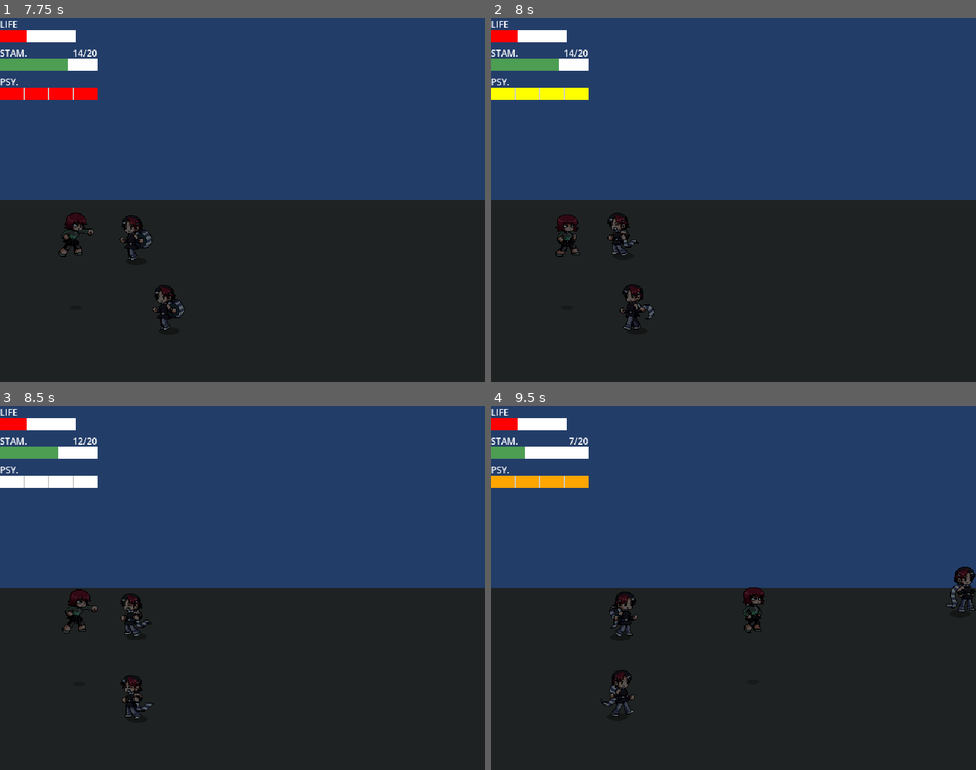
Above: before the commit, frames 1-4 (two rows, left to right).
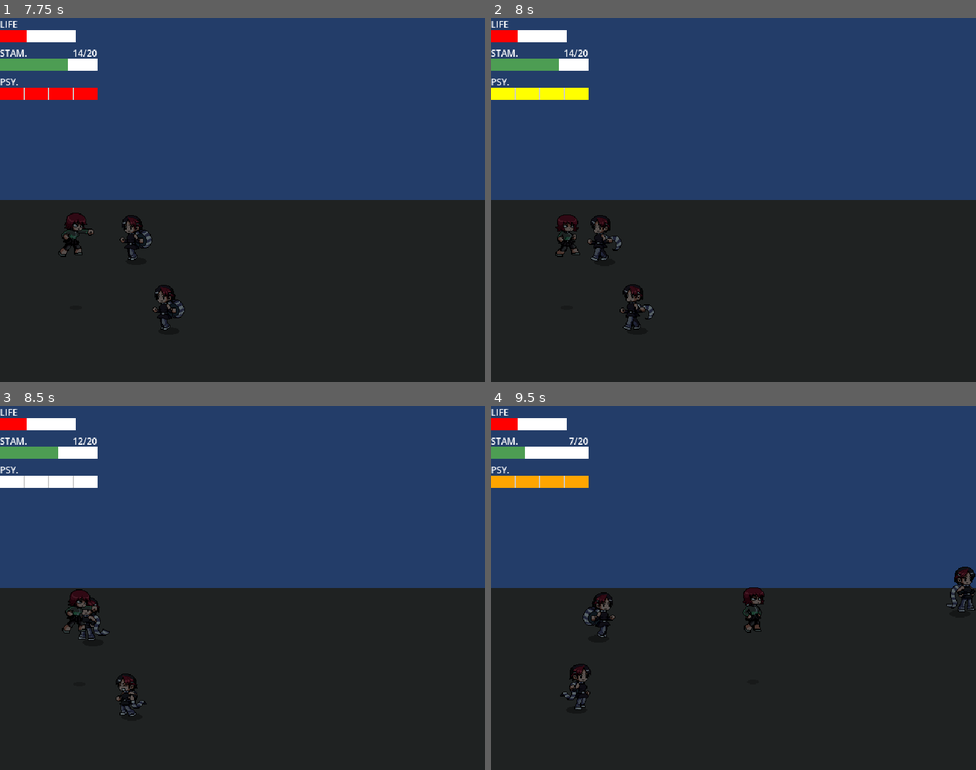
Above: after the commit, the same moments.

Repository: WarrenWarrens/CC
Game: Godot game, scene res://MainMenu/MainMenu.tscn
The game is run twice, just before and just after one commit, with the same random seed, the same clock (stepped at 60 frames per second) and the same inputs.
Inputs (mouse positions are in pixels of both pictures, inside the frame that each line leads up to):
- Up to frame 1 (7.75 s): click "Levels" at 0.5 s; click "Test Level Two" at 1.25 s; tap Enter (ui_accept) at 2, 2.27, 3.02, 4.52, 5.27, 6.02, 7.52 s; move the mouse to (349, 181) at 2.02 s; hold D (right) 2.03-2.78 s; click (349, 181) at 2.1 s; move the mouse to (145, 218) at 2.77 s; hold S (down) 2.78-3.53 s; tap Q (dodge) at 2.85, 5.85 s; click (145, 218) at 3.05 s; move the mouse to (291, 119) at 3.52 s; hold D (right) 3.53-4.28 s; hold E (guard) 3.53-4.28 s; click (291, 119) at 3.8 s; move the mouse to (218, 272) at 4.27 s; hold W (up) 4.28-5.03 s; click (218, 272) at 4.35 s; move the mouse to (388, 254) at 5.02 s; hold A (left) 5.03-6.53 s; click (388, 254) at 5.1 s; move the mouse to (97, 145) at 5.77 s; click (97, 145) at 6.05 s; move the mouse to (266, 200) at 6.52 s; hold S (down) 6.53-7.28 s; hold E (guard) 6.53-7.28 s; click (266, 200) at 6.8 s; move the mouse to (169, 109) at 7.27 s; hold D (right) from 7.28 s (still down); click (169, 109) at 7.35 s
- Up to frame 2 (8 s): keep holding D (right)
- Up to frame 3 (8.5 s): move the mouse to (349, 569) at 8.02 s; release D (right) at 8.03 s; hold W (up) from 8.03 s (still down); click (349, 569) at 8.1 s; tap Enter (ui_accept) at 8.27 s
- Up to frame 4 (9.5 s): move the mouse to (636, 606) at 8.77 s; release W (up) at 8.78 s; hold D (right) from 8.78 s (still down); tap Q (dodge) at 8.85 s; tap Enter (ui_accept) at 9.02 s; click (636, 606) at 9.05 s

Frame 1 is identical in both runs. In frame 2, 0.6% of the frame differs, in the area x 19-31%, y 53-67%; in frame 3, 0.9%; in frame 4, 1.2%, in the area x 14-31%, y 51-86%.

Commit message:
Updated hitbox and getting hit while in air

Diff:
--- a/Scenes/Player.tscn
+++ b/Scenes/Player.tscn
@@ -370,7 +370,7 @@
 }]
 
 [sub_resource type="RectangleShape2D" id="RectangleShape2D_ttpud"]
-size = Vector2(47, 63)
+size = Vector2(47, 25)
 
 [sub_resource type="RectangleShape2D" id="RectangleShape2D_vyp0t"]
 size = Vector2(51, 64)
@@ -424,7 +424,7 @@
 monitoring = false
 
 [node name="CollisionShape2D" type="CollisionShape2D" parent="Visuals/Hitbox" unique_id=490009195]
-position = Vector2(23.5, -31.5)
+position = Vector2(23.5, -28.5)
 shape = SubResource("RectangleShape2D_ttpud")
 debug_color = Color(0.6630408, 0.5134749, 0, 0.41960785)
 
@@ -467,4 +467,5 @@
 editor_draw_drag_margin = true
 
 [connection signal="animation_finished" from="Visuals/Body" to="." method="_on_body_animation_finished"]
+[connection signal="frame_changed" from="Visuals/Body" to="." method="_on_body_frame_changed"]
 [connection signal="area_entered" from="Visuals/Hitbox" to="." method="_on_hitbox_area_entered"]
--- a/Script/Player.gd
+++ b/Script/Player.gd
@@ -13,6 +13,8 @@
 var z_velocity = 0.0
 var current_slope = 0.0
 var facing_direction = Vector2.RIGHT
+var _hit_targets: Array = []
+const HIT_FRAMES := [1, 2]
 
 @onready var body_sprite = $Visuals/Body
 @onready var visuals = $Visuals
@@ -31,6 +33,9 @@
 	camera.reset_smoothing()
 
 func _physics_process(delta):
+	if current_state != State.JUMPING and altitude <= 0.0:
+		fall(delta)
+
 	match current_state:
 		State.NORMAL:
 			handle_movement()
@@ -88,6 +93,9 @@
 		current_state = State.PUNCHING
 		body_sprite.play("Attack")
 		hitbox.monitoring = true
+		_hit_targets.clear()
+		_on_body_frame_changed()
+
 	elif Input.is_action_pressed("guard"):
 		current_state = State.GUARDING
 		body_sprite.play("Guard")
@@ -131,6 +139,15 @@
 		get_tree().create_timer(0.5).timeout.connect(func(): current_state = State.NORMAL)
 		PlayerStats.take_damage(amount)
 
+func fall(delta):
+	if altitude <= 0.0:
+		return
+	z_velocity -= GRAVITY * delta
+	altitude = maxf(altitude + z_velocity * delta, 0.0)
+	if altitude == 0.0:
+		z_velocity = 0.0
+	body_sprite.position.y = -altitude
+
 
 func _on_body_animation_finished():
 	if body_sprite.animation == "Attack":
@@ -141,7 +158,12 @@
 func _on_hitbox_area_entered(area):
 	if current_state == State.PUNCHING:
 		var target = area.owner
-		if target and target != self and target.has_method("take_damage"):
+		if target and target != self and target.has_method("take_damage") and not _hit_targets.has(target):
+			_hit_targets.append(target)
 			var knockback = global_position.direction_to(target.global_position)
 			target.take_damage(10, knockback)
 			PlayerStats.add_psy(10)
+
+func _on_body_frame_changed() -> void:
+	if current_state == State.PUNCHING and body_sprite.animation == "Attack":
+		hitbox.set_deferred("monitoring", body_sprite.frame in HIT_FRAMES)
